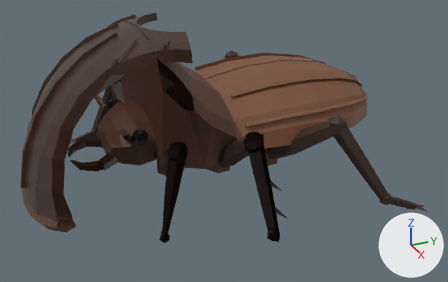
An edit to the glTF model Модели/Жуки/shield_bearer.glb, drawn before and after from the same camera.
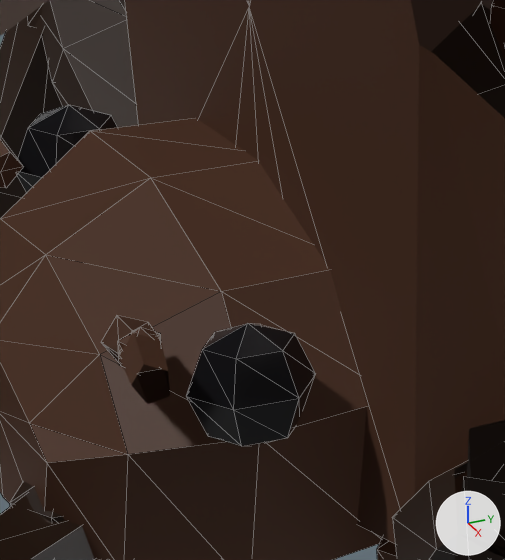
Each version is shown whole from a camera (50 mm lens) standing at (5.16, -2.12, 2.88) and looking at (0.23, 0.09, 0.41), then close up on the part from 23% to 39% of the width and 30% to 57% of the height. The lights are fixed; the arrows at lower right show +X, +Y and +Z. The last two pictures show the newer version. The close-ups show mesh edges as thin lines. Everything nearer to the camera than a plane just in front of the edit is cut away. Where no turn or scale is listed for an object, it has been applied to the vertices. Vertices at exactly the same position are counted once.

The older version as bpy lines, for what is in view:
```python
me_eyeleft001 = bpy.data.meshes.new('EyeLeft001')
me_eyeleft001.from_pydata(...)  # a UV sphere (6 segments, 4 rings, poles along z) spanning x 0.339..0.461, y -0.86..-0.7, z 0.6..0.76
me_eyeleft001.materials.append(mat_shld_eye)  # black #19191d
me_eyeright001 = bpy.data.meshes.new('EyeRight001')
me_eyeright001.from_pydata(...)  # a UV sphere (6 segments, 4 rings, poles along z) spanning x -0.461..-0.339, y -0.86..-0.7, z 0.6..0.76
me_eyeright001.materials.append(mat_shld_eye)  # black #19191d
me_femur003 = bpy.data.meshes.new('Femur003')
me_femur003.from_pydata(...)  # 26 vertices, 48 faces; spans x -1.157..-0.459, y -0.18..0.049, z 0.302..0.853
me_femur003.materials.append(mat_shld_leg)  # brown #352216
ob_eyeleft001 = bpy.data.objects.new('EyeLeft001', me_eyeleft001)
ob_eyeleft001.location = (0.0, 0.0, 0.0)
ob_eyeright001 = bpy.data.objects.new('EyeRight001', me_eyeright001)
ob_eyeright001.location = (0.0, 0.0, 0.0)
ob_femur003 = bpy.data.objects.new('Femur003', me_femur003)
ob_femur003.location = (0.0, 0.0, 0.0)
# also in view: 'MandibleJoint002' at (0.18, -0.96, 0.44); 'KneeJoint000' at (0.92, -0.62, 0.74); 'BeetlePlate_shield' at (0.0, -1.04, 0.8); 'AntSeg1003' at (-0.41, -0.91, 0.76); 'Femur000' at (0.67, -0.57, 0.56)
```
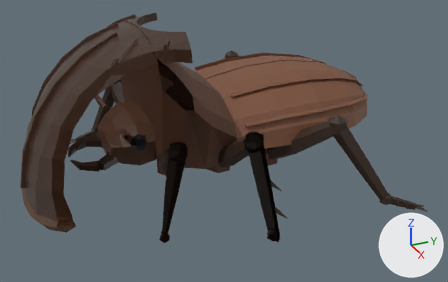
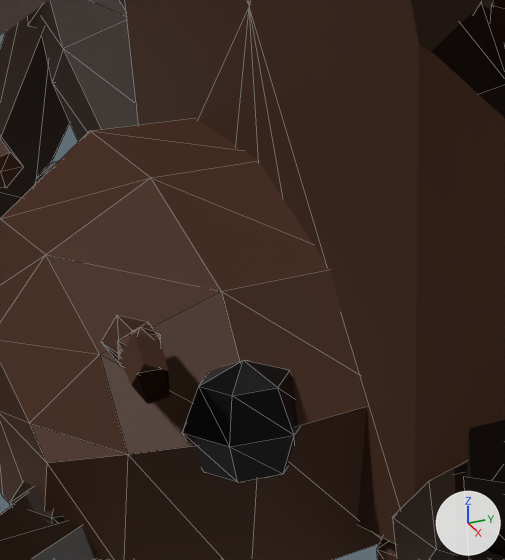
Changed parts and their boxes [x1, y1, x2, y2] in the close-ups (505 x 560 px):
'EyeLeft001', moved: before [186, 323, 316, 446]; after [183, 361, 300, 482]
'EyeRight001', moved (mostly hidden afterwards): before [17, 105, 117, 192]; after [35, 160, 60, 184]

The change, as a diff of the scene's bpy script:
```diff
--- a/Модели/Жуки/shield_bearer.glb.py
+++ b/Модели/Жуки/shield_bearer.glb.py
@@ me_eyeleft001 @@
 # used by ob_eyeleft001; location = (0.0, 0.0, 0.0)
-me_eyeleft001.from_pydata(...)  # 20 vertices, 36 faces; spans x 0.339..0.461, y -0.86..-0.7, z 0.6..0.76
+me_eyeleft001.from_pydata(...)  # 20 vertices, 36 faces; spans x 0.31..0.432, y -0.86..-0.7, z 0.54..0.7
+# me_eyeleft001 part 1: the whole mesh is moved by (-0.029, 0.0, -0.06)
 me_eyeleft001.materials.append(mat_shld_eye)
@@ me_eyeright001 @@
 # used by ob_eyeright001; location = (0.0, 0.0, 0.0)
-me_eyeright001.from_pydata(...)  # 20 vertices, 36 faces; spans x -0.461..-0.339, y -0.86..-0.7, z 0.6..0.76
+me_eyeright001.from_pydata(...)  # 20 vertices, 36 faces; spans x -0.432..-0.31, y -0.86..-0.7, z 0.54..0.7
+# me_eyeright001 part 2: the whole mesh is moved by (0.029, 0.0, -0.06)
 me_eyeright001.materials.append(mat_shld_eye)
```
